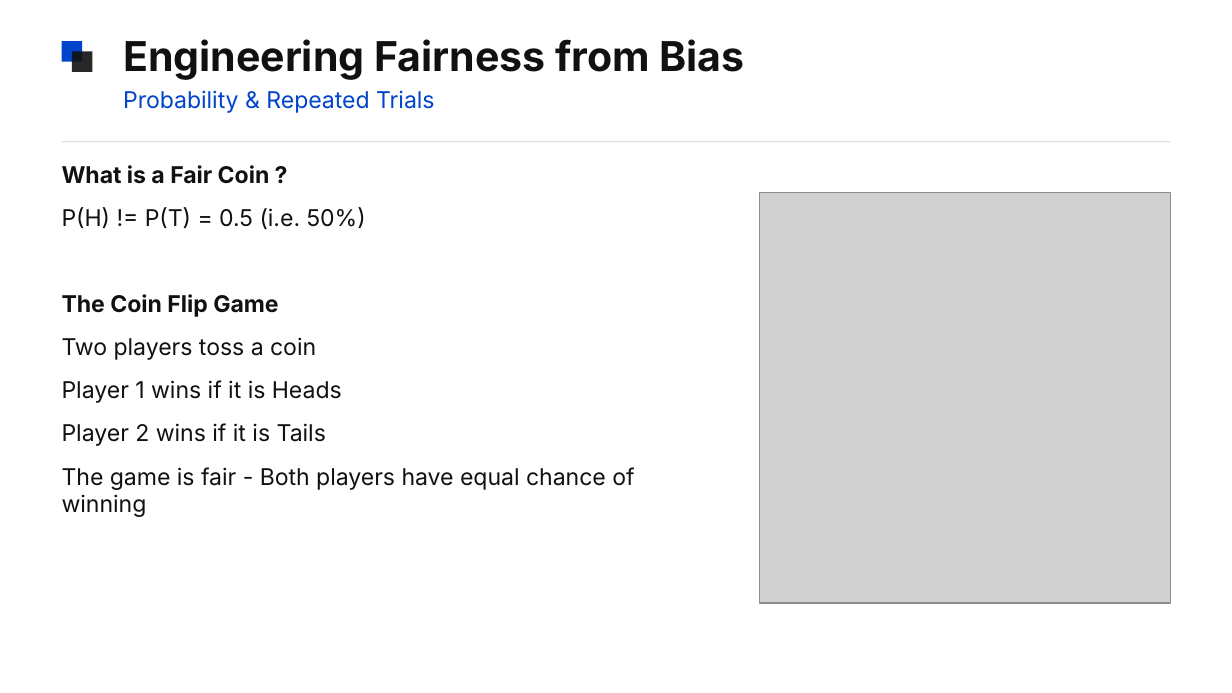
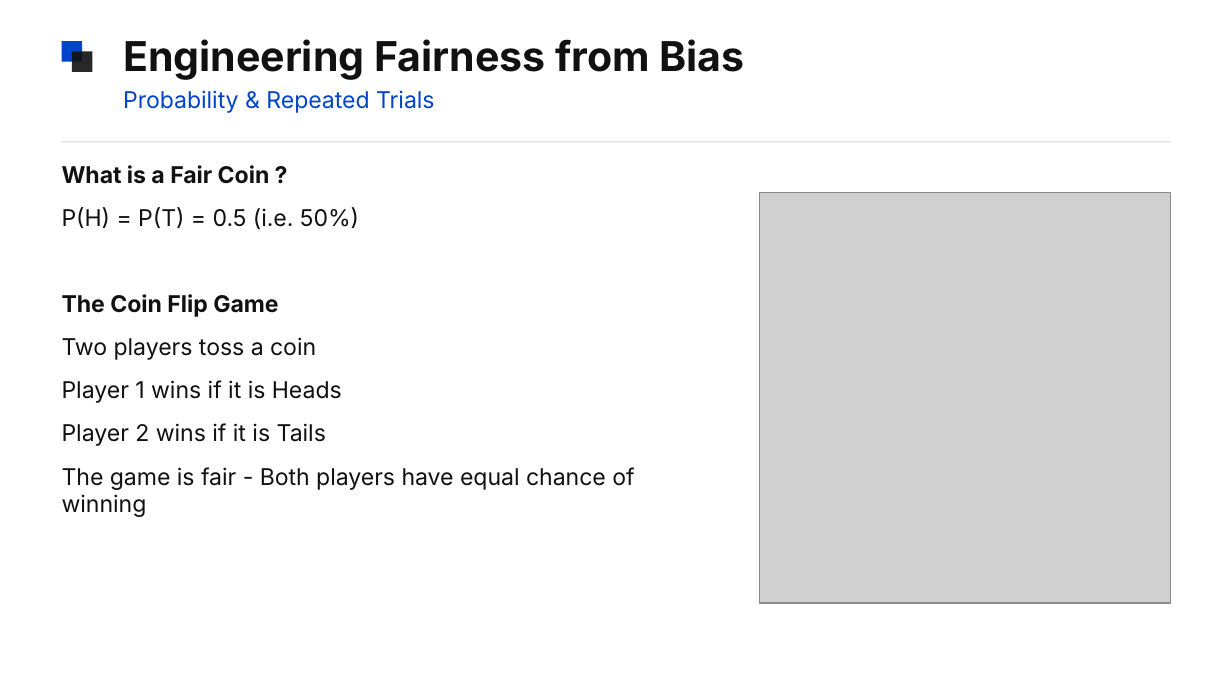
Before and after one commit to brinda-25/workshop, a slide deck: slide 8 of Day2/Data_Science_Interview_Mastery.pptx (slide 15 before the commit). Drawn at 1232x693 pixels with LibreOffice and Linux fonts; fonts in the diff are those of the drawing; grey boxes stand for pictures. Boxes give left, top, right and bottom in pixels: in the first picture for what was removed or moved away, otherwise in the second. Text is boxed around its words. In the diff, an @@ line names an element or a change of style, - is before the commit and + after.

```diff
--- a/Day2/Data_Science_Interview_Mastery.pptx
+++ b/Day2/Data_Science_Interview_Mastery.pptx
@@ text at <box>62,207,359,229</box>: text changed @@
-P(H) != P(T) = 0.5 (i.e. 50%)
+P(H) = P(T) = 0.5 (i.e. 50%)
```
Also in this commit, not shown: 7 other slides changed, 2 slides added, 1 slide removed.
